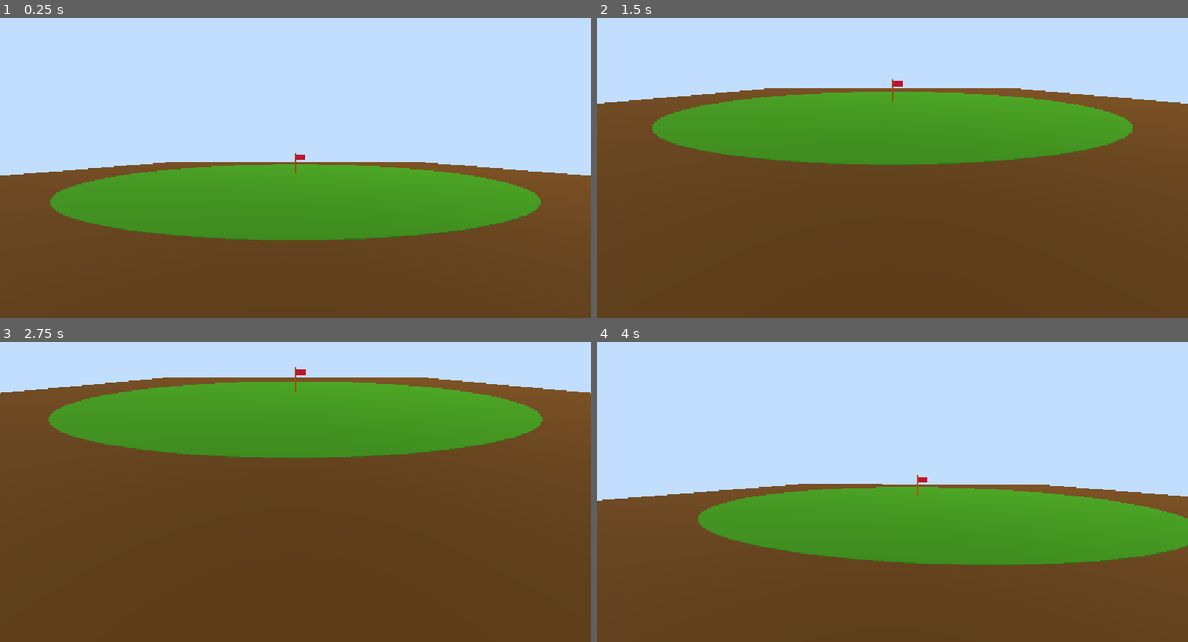
Above: before the commit, frames 1-4 (two rows, left to right).
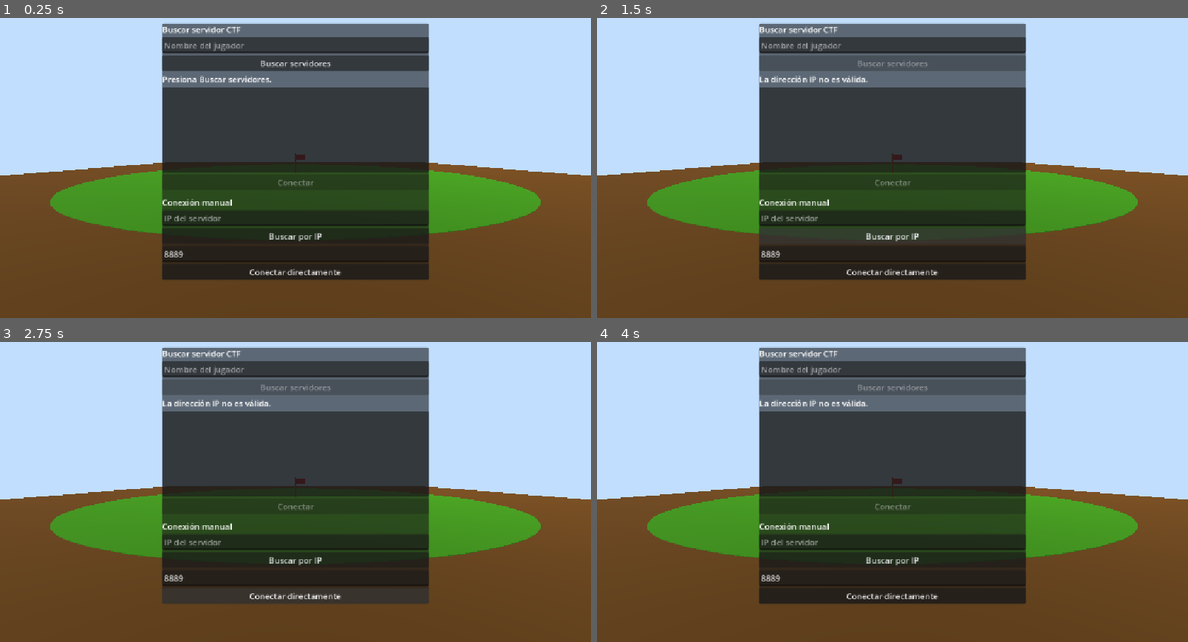
Above: after the commit, the same moments.

Repository: RaquelU/Project1_CC8_2026
Game: Godot game, scene res://scenes/levels/game_world.tscn
The game is run twice, just before and just after one commit, with the same random seed, the same clock (stepped at 60 frames per second) and the same inputs. The project has no main scene, so this scene is started directly.
Inputs (mouse positions are in pixels of both pictures, inside the frame that each line leads up to):
- Up to frame 1 (0.25 s): no input
- Up to frame 2 (1.5 s): click (892, 63) at 0.5 s, where only the run after the commit has a clickable "Buscar servidores"; click (892, 237) at 1.25 s, where only the run after the commit has a clickable "Buscar por IP"
- Up to frame 3 (2.75 s): click (295, 597) at 2 s, where only the run after the commit has a clickable "Conectar directamente"
- Up to frame 4 (4 s): tap Enter at 2.75 s; move the mouse to (922, 474) at 2.77 s; hold E (interact) 2.78-3.53 s; hold W (move_forward) from 2.78 s (still down); tap Space at 3.5 s; move the mouse to (862, 477) at 3.52 s; tap E (interact) at 3.6 s

The runs differ from the first frame. In frame 1, 39% of the frame differs, in the area x 27-73%, y 1-88%; in frame 2, 58%; in frame 3, 64%, in the area x 0-100%, y 1-88%; in frame 4, 43%.

Commit message:
feat: agregar interfaz para descubrir y seleccionar servidores
- Agrega una interfaz para buscar servidores disponibles.
- Permite seleccionar un servidor y conectarse sin argumentos de terminal.
- Mantiene la búsqueda automática, por IP y la conexión TCP directa.
- Oculta la interfaz al completar la conexión.
- Comprueba el funcionamiento con dos clientes y una partida completa.

Diff:
--- a/scenes/levels/game_world.tscn
+++ b/scenes/levels/game_world.tscn
@@ -3,6 +3,8 @@
 [ext_resource type="PackedScene" uid="uid://dyesdiqe4ttra" path="res://scenes/player/player.tscn" id="1_upt1h"]
 [ext_resource type="Script" uid="uid://bvyfbb24nv0qp" path="res://scripts/network/game_client.gd" id="2_w0s2s"]
 [ext_resource type="Script" uid="uid://dlyef2bpjka8o" path="res://scripts/network/server_discovery.gd" id="3_4r7d4"]
+[ext_resource type="PackedScene" uid="uid://b5e5g7pfopnkq" path="res://scenes/ui/server_browser.tscn" id="4_7y55x"]
+[ext_resource type="Script" uid="uid://dnm1jx02ynkub" path="res://scripts/ui/server_browser.gd" id="5_hyc8p"]
 
 [sub_resource type="StandardMaterial3D" id="StandardMaterial3D_upt1h"]
 albedo_color = Color(0.37871593, 0.21920899, 0, 1)
@@ -100,3 +102,8 @@
 
 [node name="ServerDiscovery" type="Node3D" parent="." unique_id=1023970230]
 script = ExtResource("3_4r7d4")
+
+[node name="UI" type="CanvasLayer" parent="." unique_id=1329689167]
+
+[node name="ServerBrowser" parent="UI" unique_id=752566293 instance=ExtResource("4_7y55x")]
+script = ExtResource("5_hyc8p")
--- /dev/null
+++ b/scenes/ui/server_browser.tscn
@@ -0,0 +1,85 @@
+[gd_scene format=3 uid="uid://b5e5g7pfopnkq"]
+
+[node name="ServerBrowser" type="Control" unique_id=752566293]
+layout_mode = 3
+anchors_preset = 15
+anchor_right = 1.0
+anchor_bottom = 1.0
+grow_horizontal = 2
+grow_vertical = 2
+
+[node name="CenterContainer" type="CenterContainer" parent="." unique_id=213410205]
+layout_mode = 1
+anchors_preset = 15
+anchor_right = 1.0
+anchor_bottom = 1.0
+grow_horizontal = 2
+grow_vertical = 2
+
+[node name="PanelContainer" type="PanelContainer" parent="CenterContainer" unique_id=960790903]
+custom_minimum_size = Vector2(520, 500)
+layout_mode = 2
+
+[node name="MarginContainer" type="MarginContainer" parent="CenterContainer/PanelContainer" unique_id=1962140653]
+layout_mode = 2
+
+[node name="VBoxContainer" type="VBoxContainer" parent="CenterContainer/PanelContainer/MarginContainer" unique_id=2002991029]
+layout_mode = 2
+
+[node name="TitleLabel" type="Label" parent="CenterContainer/PanelContainer/MarginContainer/VBoxContainer" unique_id=670467680]
+layout_mode = 2
+text = "Buscar servidor CTF"
+
+[node name="PlayerNameInput" type="LineEdit" parent="CenterContainer/PanelContainer/MarginContainer/VBoxContainer" unique_id=1340221873]
+unique_name_in_owner = true
+layout_mode = 2
+placeholder_text = "Nombre del jugador"
+
+[node name="SearchButton" type="Button" parent="CenterContainer/PanelContainer/MarginContainer/VBoxContainer" unique_id=380024253]
+unique_name_in_owner = true
+layout_mode = 2
+text = "Buscar servidores"
+
+[node name="SearchStatusLabel" type="Label" parent="CenterContainer/PanelContainer/MarginContainer/VBoxContainer" unique_id=1525637717]
+unique_name_in_owner = true
+layout_mode = 2
+text = "Presiona Buscar servidores"
+
+[node name="ServerList" type="ItemList" parent="CenterContainer/PanelContainer/MarginContainer/VBoxContainer" unique_id=1090963257]
+unique_name_in_owner = true
+custom_minimum_size = Vector2(450, 140)
+layout_mode = 2
+size_flags_vertical = 3
+
+[node name="ConnectButton" type="Button" parent="CenterContainer/PanelContainer/MarginContainer/VBoxContainer" unique_id=2044583928]
+unique_name_in_owner = true
+layout_mode = 2
+text = "Conectar"
+
+[node name="HSeparator" type="HSeparator" parent="CenterContainer/PanelContainer/MarginContainer/VBoxContainer" unique_id=1012040419]
+layout_mode = 2
+
+[node name="ManualTitleLabel" type="Label" parent="CenterContainer/PanelContainer/MarginContainer/VBoxContainer" unique_id=297280551]
+layout_mode = 2
+text = "Conexión manual"
+
+[node name="ManualIpInput" type="LineEdit" parent="CenterContainer/PanelContainer/MarginContainer/VBoxContainer" unique_id=623712171]
+unique_name_in_owner = true
+layout_mode = 2
+placeholder_text = "IP del servidor"
+
+[node name="DiscoverIpButton" type="Button" parent="CenterContainer/PanelContainer/MarginContainer/VBoxContainer" unique_id=862583264]
+unique_name_in_owner = true
+layout_mode = 2
+text = "Buscar por IP"
+
+[node name="ManualPortInput" type="LineEdit" parent="CenterContainer/PanelContainer/MarginContainer/VBoxContainer" unique_id=535246488]
+unique_name_in_owner = true
+layout_mode = 2
+text = "8889"
+placeholder_text = "Puerto TCP"
+
+[node name="DirectConnectButton" type="Button" parent="CenterContainer/PanelContainer/MarginContainer/VBoxContainer" unique_id=1712730496]
+unique_name_in_owner = true
+layout_mode = 2
+text = "Conectar directamente"
--- a/scripts/network/game_client.gd
+++ b/scripts/network/game_client.gd
@@ -22,6 +22,8 @@
 var flag: Node3D
 var flag_original_parent: Node
 
+signal connection_completed
+
 
 func _ready() -> void:
 	add_to_group("network_client")
@@ -34,8 +36,7 @@
 
 	server_discovery.server_selected.connect(_on_server_selected)
 
-	if not try_manual_connection_from_arguments():
-		server_discovery.start_discovery()
+	try_manual_connection_from_arguments()
 
 
 func _process(_delta: float) -> void:
@@ -78,6 +79,10 @@
 
 	print("Conectando con ", server_ip, ":", server_port)
 
+func connect_with_address(ip: String, port: int) -> void:
+	server_ip = ip
+	server_port = port
+	connect_to_server()
 
 func send_join() -> void:
 	join_sent = true
@@ -165,6 +170,7 @@
 		"welcome":
 			local_player_id = str(message["player_id"])
 			print("ID asignado: ", local_player_id)
+			connection_completed.emit()
 			print("Configuración: ", message["config"])
 
 		"lobby":
--- a/scripts/network/server_discovery.gd
+++ b/scripts/network/server_discovery.gd
@@ -1,6 +1,7 @@
 extends Node
 
 signal server_selected(ip: String, port: int)
+signal discovery_finished(servers: Array[Dictionary])
 
 const DISCOVERY_PORT := 8888
 const PROTOCOL_VERSION := 1
@@ -217,10 +218,7 @@
 
 	if discovered_servers.is_empty():
 		print("No se encontraron servidores.")
-		print(
-			"Respaldo UDP unicast: --ip=<IP_DEL_SERVIDOR>. ",
-			"Respaldo TCP directo: --ip=<IP_DEL_SERVIDOR> --port=<PUERTO_TCP>."
-		)
+		discovery_finished.emit([])
 		return
 
 	print("Servidores disponibles:")
@@ -241,7 +239,7 @@
 			server["players"]
 		)
 
-	select_server()
+	discovery_finished.emit(discovered_servers.duplicate(true))
 
 
 func select_server() -> void:
--- /dev/null
+++ b/scripts/ui/server_browser.gd
@@ -0,0 +1,156 @@
+extends Control
+
+@onready var player_name_input: LineEdit = %PlayerNameInput
+@onready var search_button: Button = %SearchButton
+@onready var search_status_label: Label = %SearchStatusLabel
+@onready var server_list: ItemList = %ServerList
+@onready var connect_button: Button = %ConnectButton
+@onready var manual_ip_input: LineEdit = %ManualIpInput
+@onready var discover_ip_button: Button = %DiscoverIpButton
+@onready var manual_port_input: LineEdit = %ManualPortInput
+@onready var direct_connect_button: Button = %DirectConnectButton
+
+@onready var network_client: Node = get_node("../../NetworkClient")
+@onready var server_discovery: Node = get_node("../../ServerDiscovery")
+
+var servers: Array[Dictionary] = []
+
+
+func _ready() -> void:
+	network_client.connection_completed.connect(_on_connection_completed)
+	search_button.pressed.connect(_on_search_pressed)
+	connect_button.pressed.connect(_on_connect_pressed)
+	discover_ip_button.pressed.connect(_on_discover_ip_pressed)
+	direct_connect_button.pressed.connect(_on_direct_connect_pressed)
+
+	server_discovery.discovery_finished.connect(_on_discovery_finished)
+
+	connect_button.disabled = true
+	search_status_label.text = "Presiona Buscar servidores."
+
+
+func _on_search_pressed() -> void:
+	servers.clear()
+	server_list.clear()
+	connect_button.disabled = true
+
+	search_status_label.text = "Buscando servidores..."
+	search_button.disabled = true
+
+	server_discovery.start_discovery()
+
+
+func _on_discovery_finished(found_servers: Array[Dictionary]) -> void:
+	search_button.disabled = false
+	servers = found_servers
+
+	server_list.clear()
+
+	if servers.is_empty():
+		search_status_label.text = "No se encontraron servidores."
+		connect_button.disabled = true
+		return
+
+	for server in servers:
+		var description := "%s | %s:%s | %s | %s jugadores" % [
+			server["name"],
+			server["ip"],
+			server["tcp_port"],
+			server["state"],
+			server["players"]
+		]
+
+		server_list.add_item(description)
+
+	server_list.select(0)
+	connect_button.disabled = false
+	search_status_label.text = "Servidores encontrados: %s" % servers.size()
+
+
+func _on_connect_pressed() -> void:
+	var selected_items := server_list.get_selected_items()
+
+	if selected_items.is_empty():
+		search_status_label.text = "Selecciona un servidor."
+		return
+
+	var selected_index := selected_items[0]
+
+	if selected_index < 0 or selected_index >= servers.size():
+		search_status_label.text = "Servidor seleccionado inválido."
+		return
+
+	var selected_server := servers[selected_index]
+
+	apply_player_name()
+
+	search_status_label.text = "Conectando con %s..." % selected_server["name"]
+
+	connect_button.disabled = true
+	search_button.disabled = true
+
+	network_client.connect_with_address(
+		str(selected_server["ip"]),
+		int(selected_server["tcp_port"])
+	)
+
+
+func _on_discover_ip_pressed() -> void:
+	var ip := manual_ip_input.text.strip_edges()
+
+	if not server_discovery.is_valid_ipv4(ip):
+		search_status_label.text = "La dirección IP no es válida."
+		return
+
+	servers.clear()
+	server_list.clear()
+	connect_button.disabled = true
+
+	search_status_label.text = "Buscando servidor en %s..." % ip
+
+	server_discovery.start_unicast_discovery(ip)
+
+
+func _on_direct_connect_pressed() -> void:
+	var ip := manual_ip_input.text.strip_edges()
+	var port_text := manual_port_input.text.strip_edges()
+
+	if not server_discovery.is_valid_ipv4(ip):
+		search_status_label.text = "La dirección IP no es válida."
+		return
+
+	if not port_text.is_valid_int():
+		search_status_label.text = "El puerto no es válido."
+		return
+
+	var port := int(port_text)
+
+	if port <= 0 or port > 65535:
+		search_status_label.text = "El puerto debe estar entre 1 y 65535."
+		return
+
+	apply_player_name()
+
+	search_status_label.text = "Conectando directamente con %s:%s..." % [
+		ip,
+		port
+	]
+
+	direct_connect_button.disabled = true
+	discover_ip_button.disabled = true
+
+	network_client.connect_with_address(ip, port)
+
+
+func apply_player_name() -> void:
+	var selected_name := player_name_input.text.strip_edges()
+
+	if selected_name.is_empty():
+		selected_name = "Jugador"
+
+	network_client.player_name = selected_name
+
+
+func _on_connection_completed() -> void:
+	hide()
+	Input.mouse_mode = Input.MOUSE_MODE_CAPTURED
Binary file added: docs/prompts_ia/prompt_interfaz_ui.png
Not shown, added: docs/prompts_ia/prompt_interfaz_ui.png.import
Not shown, added: scripts/ui/server_browser.gd.uid
Not shown, changed: docs/01_bitacora.md
Not shown, changed: docs/prompts_ia.md
